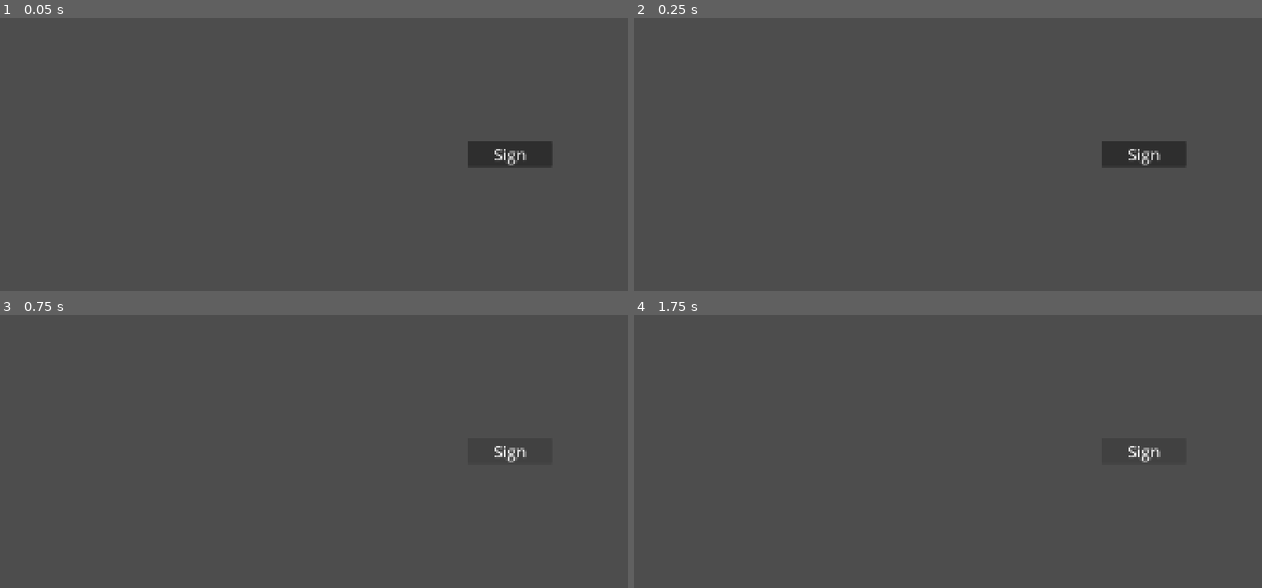
Above: before the commit, frames 1-4 (two rows, left to right).
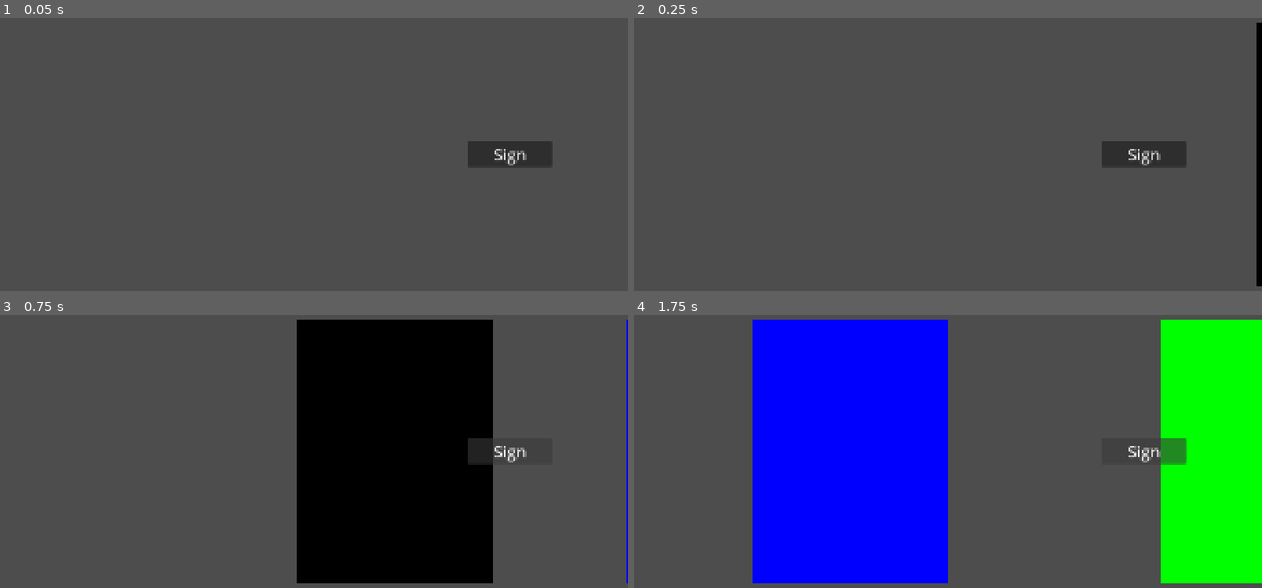
Above: after the commit, the same moments.

Repository: k3mystra/needy-college-student
Game: Godot game, scene res://divorce_paper_minigame/divorce_paper_minigame.tscn
Two runs of this game, one before a commit and one after it. Both use one fixed random seed, a clock stepped at 60 frames per second and the inputs below. This scene is started directly instead of the project's main scene.
Inputs:
- Up to frame 1 (0.05 s): no input
- Up to frame 2 (0.25 s): no input
- Up to frame 3 (0.75 s): click "Sign" at 0.5 s
- Up to frame 4 (1.75 s): click "Sign" at 1.25 s

Frame 1 is identical in both runs. In frame 2, 0.8% of the frame differs, in the area x 99-100%, y 1-99%; in frame 3, 30%; in frame 4, 46%, in the area x 18-100%, y 1-99%.
Error before the commit: Trying to assign value of type 'CharacterBody2D' to a variable of type 'PackedScene'. (res://divorce_paper_minigame/divorce_paper_minigame.gd:34)

Commit message:
fix: Wrong data type for document

Diff:
--- a/divorce_paper_minigame/divorce_paper_minigame.gd
+++ b/divorce_paper_minigame/divorce_paper_minigame.gd
@@ -11,7 +11,7 @@
 
 var doc_index = 0
 var current_state = game_state.SWITCHING
-var current_doc: PackedScene
+var current_doc
 
 
 func _ready() -> void:
